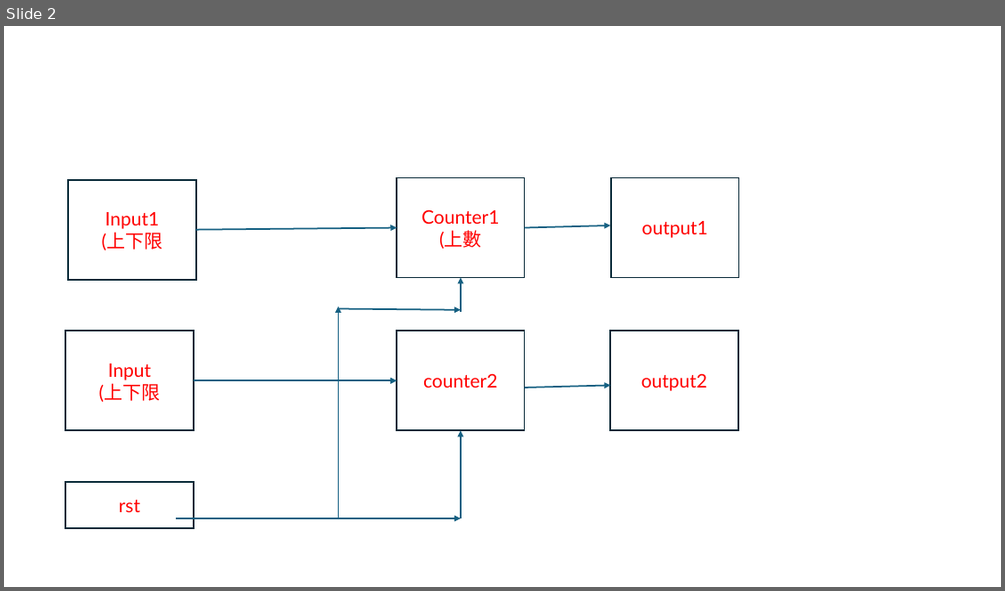
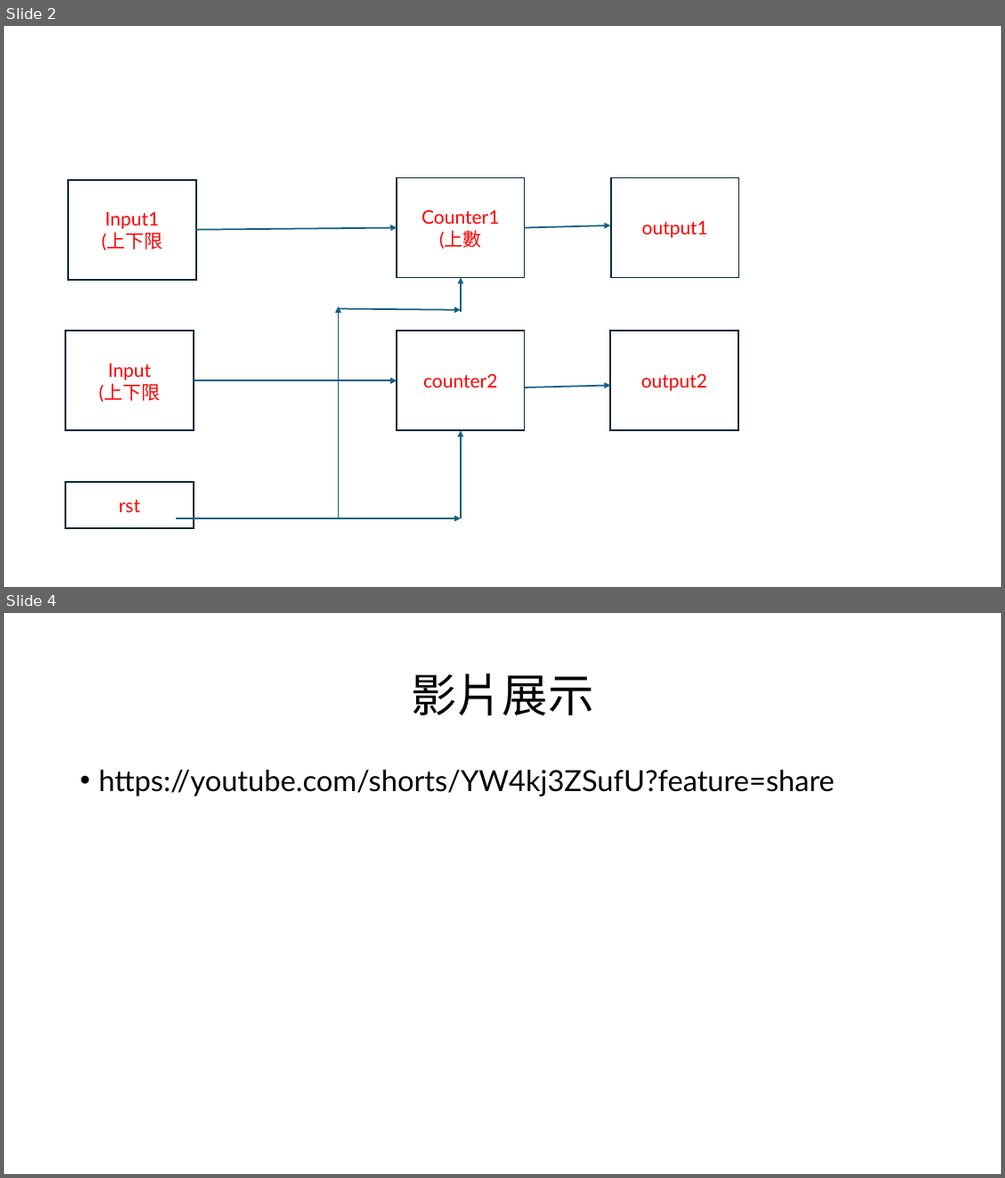
Before and after one commit to bagaiulo/FPGA-, a slide deck: FPG實習報告HW1.pptx. Shown one above the other, each under a label of ours: slide 2 before the commit, slides 2 and 4 after it; the slides between them are not shown. The pictures are 1005x591 and 1005x1178 pixels, drawn with LibreOffice and Linux fonts; fonts in the diff are those of the drawing. Boxes give left, top, right and bottom in pixels: in the first picture for what was removed or moved away, otherwise in the second. Text is boxed around its words. In the diff, an @@ line names an element or a change of style, - is before the commit and + after.

```diff
--- a/FPG實習報告HW1.pptx
+++ b/FPG實習報告HW1.pptx
@@ slide 4 added at box(4, 613, 1001, 1174), background #FFFFFF @@
@@ title added at box(411, 674, 593, 715), 44 pt, text #000000 @@
+影片展示
@@ text added at box(98, 770, 834, 796), 28 pt, text #000000 @@
+• https://youtube.com/shorts/YW4kj3ZSufU?feature=share
```
Also in this commit, not shown: 1 other slide added, 1 other file.
